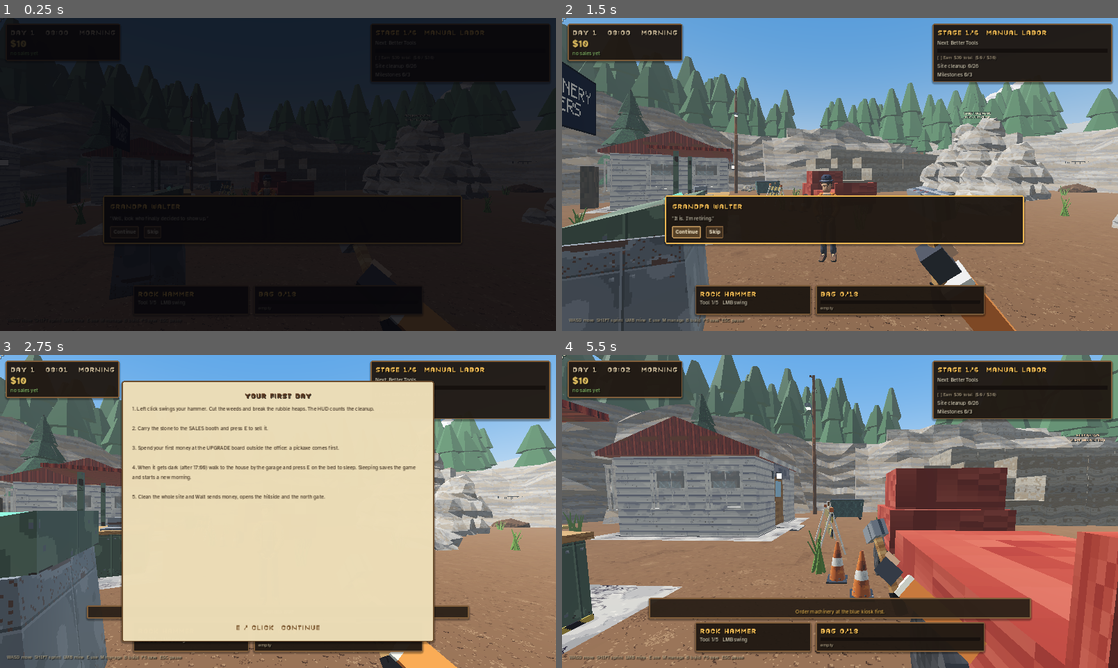
Above: before the commit, frames 1-4 (two rows, left to right).
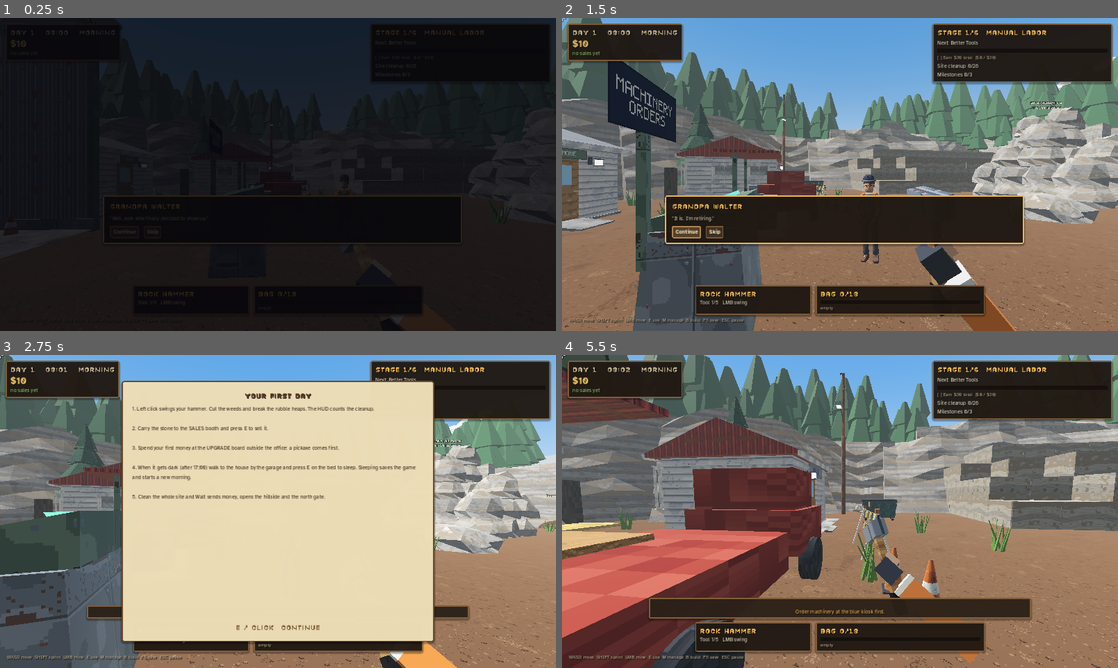
Above: after the commit, the same moments.

Repository: jafetmora79-lab/Quarry-Days
Game: Godot game, scene res://Main.tscn
Same seed, same stepped clock (60 frames per second), same inputs: the game is played once before the commit and once after it.
Inputs (mouse positions are in pixels of both pictures, inside the frame that each line leads up to):
- Up to frame 1 (0.25 s): no input
- Up to frame 2 (1.5 s): click "Continue" at 0.5 s; click "Continue" at 1.25 s
- Up to frame 3 (2.75 s): click "Skip" at 2 s
- Up to frame 4 (5.5 s): tap Enter at 2.75 s; move the mouse to (962, 495) at 2.77 s; hold D (move_right) 2.78-3.53 s; hold E (interact) 2.78-3.53 s; click (962, 495) at 2.92 s; tap Space at 3.02, 3.77, 5.27 s; move the mouse to (812, 511) at 3.52 s; hold W (move_forward) from 3.53 s (still down); tap P (place_machine) at 3.6 s; move the mouse to (851, 505) at 4.27 s; hold R (rotate_machine) 4.28-5.03 s; move the mouse to (834, 517) at 5.02 s; tap Shift (sprint) at 5.1 s; click (834, 517) at 5.17 s

The runs differ from the first frame. In frame 1, 0.2% of the frame differs, in the area x 0-100%, y 0-68%; in frame 2, 35%; in frame 3, 14%; in frame 4, 58%, in the area x 0-100%, y 0-100%.

Commit message:
Walter, the egg and the fossil no longer block workers (look-at layer only); truck built before the first nav bake; phase2 skips the intro
Co-Authored-By: Claude Sonnet 5.5 <noreply@anthropic.com>
Claude-Session: https://claude.ai/code/session_01BdFm1yVtnu8eVQTLcJwNBQ

Diff:
--- a/data/progression.json
+++ b/data/progression.json
@@ -1328,7 +1328,7 @@
       "pos": [
         -8.6,
         0,
-        4.8
+        9.0
       ],
       "yaw": 1.5708
     },
--- a/scripts/main.gd
+++ b/scripts/main.gd
@@ -205,6 +205,7 @@
 	management = ManagementScript.new()
 	management.setup(self)
 	ui.add_child(management)
+	_build_truck()                                   # before the first bake, so routes go around it
 	_rebake_nav()
 	for key in ["hit_hammer", "hit_pick", "hit_reinforced", "rock_break", "ui_pop", "coin", "unlock", "breaker_hit"]:
 		sfx[key] = _audio("res://audio/%s.wav" % key, -9.0)
@@ -224,7 +225,6 @@
 	_refresh_stage_hud()
 	if autosave_enabled and FileAccess.file_exists(SAVE_PATH):
 		_load(true)                                  # continue where you left off: a launch never starts from scratch over a save
-	_build_truck()
 	if not prog.story["intro_seen"]:
 		call_deferred("_show_intro")
 
@@ -3361,7 +3361,6 @@
 			root.add_child(w)
 	world.add_child(root)
 	truck_node = root
-	nav_dirty = true
 
 ## Walter: the miner model with white hair. Anyone can talk to him with E while he waits.
 func _spawn_walter(at := Vector3.INF, face_to := Vector3.ZERO, npc := "walter") -> void:
@@ -3371,6 +3370,7 @@
 	root.name = "Walter"
 	root.position = walter_pos() if at == Vector3.INF else at
 	root.set_meta("kind", "walter")
+	root.collision_layer = 32            # seen by the look-at ray, never an obstacle for people or vehicles
 	var cs := CollisionShape3D.new()
 	var cap := CapsuleShape3D.new()
 	cap.radius = 0.35
@@ -3412,7 +3412,6 @@
 ## Walter walks to `goal` along the navigation mesh (a straight line while it is not ready).
 func _walter_goto(goal: Vector3) -> void:
 	walter_goal = goal
-	walter_node.collision_layer = 0            # walking people do not block the player
 	var from := walter_node.global_position
 	walter_path = NavigationServer3D.map_get_path(nav_map, from, goal, true) if nav_ready() else PackedVector3Array()
 	if walter_path.size() < 2:
@@ -3442,7 +3441,6 @@
 		if not walking:
 			if walter_mode == "arriving":
 				walter_mode = "waiting"
-				walter_node.collision_layer = 1
 				_walter_face_player()
 				if hud:
 					var who := str(prog.visit_def(walter_visit).get("npc_name", "Grandpa Walt"))
@@ -3705,6 +3703,7 @@
 	root.name = "Fossil"
 	root.position = Vector3(p.x, p.y, p.z)
 	root.set_meta("kind", "fossil")
+	root.collision_layer = 32
 	var cs := CollisionShape3D.new()
 	var sh := BoxShape3D.new()
 	sh.size = Vector3(2.4, 0.9, 1.2)
@@ -3838,6 +3837,7 @@
 	root.name = "DinoEgg"
 	root.position = Vector3(float(p[0]), float(p[1]), float(p[2]))
 	root.set_meta("kind", "egg")
+	root.collision_layer = 32
 	var cs := CollisionShape3D.new()
 	var sh := SphereShape3D.new()
 	sh.radius = 0.4
--- a/tests/test_phase2.gd
+++ b/tests/test_phase2.gd
@@ -280,6 +280,11 @@
 	await physics_frame
 	await physics_frame
 	game.tutorial_visible = false
+	if game.walter_dialog:
+		game.walter_dialog.skip()
+		game.hud.close_card()
+		game._remove_walter()
+		game.player.global_position = Vector3(0, 0.2, 8)
 	check(game.nav_region.navigation_mesh.get_polygon_count() > 10, "6 runtime navigation mesh baked from quarry geometry")
 	check(game.nav_ready(), "6 navigation map ready")
 	game.state.money = 2000
